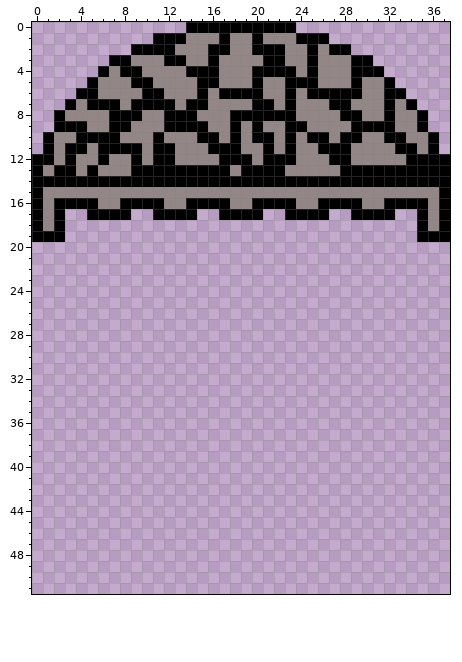
One commit to this pixel-art sprite: Cooperation_Pixel/Content/porta-7.png. The picture above was drawn from the file before the commit.
The file is 38x52 pixels.
After:
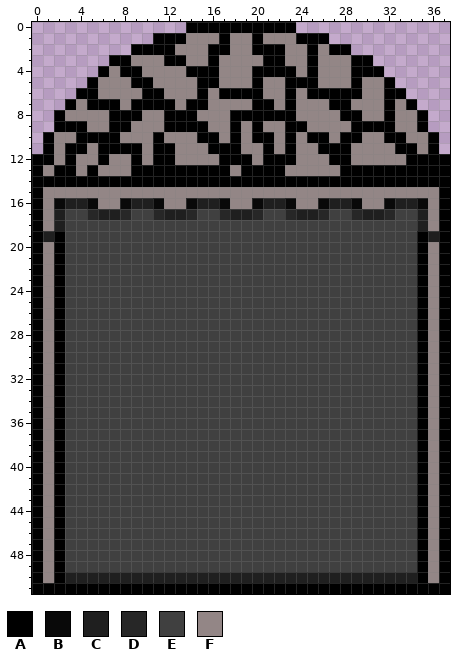
Palette (. is transparent): A #000000  B #090909  C #1f1f1f  D #272727  E #404040  F #938686
Edits made:
y 16: x 2..5 AAAA -> BCCB; x 8..11 AAAA -> BCCB; x 14..17 AAAA -> BCCB; x 20..23 AAAA -> BCCB; x 26..29 AAAA -> BCCB; x 32..35 AAAA -> BCCB
y 17: x 2..35 A..AAAA..AAAA..AAAA..AAAA..AAAA..A -> CEEDCCDEEDCCDEEDCCDEEDCCDEEDCCDEEC
y 18: x 2..35 A................................A -> CEEEEEEEEEEEEEEEEEEEEEEEEEEEEEEEEC
y 19: x 1 A -> C; x 3..34 ................................ -> EEEEEEEEEEEEEEEEEEEEEEEEEEEEEEEE; x 36 A -> C
y 20..49: x 0..37 ...................................... -> AFAEEEEEEEEEEEEEEEEEEEEEEEEEEEEEEEEAFA
y 50: x 0..37 ...................................... -> AFACCCCCCCCCCCCCCCCCCCCCCCCCCCCCCCCAFA
y 51: x 0..37 ...................................... -> AAAAAAAAAAAAAAAAAAAAAAAAAAAAAAAAAAAAAA
